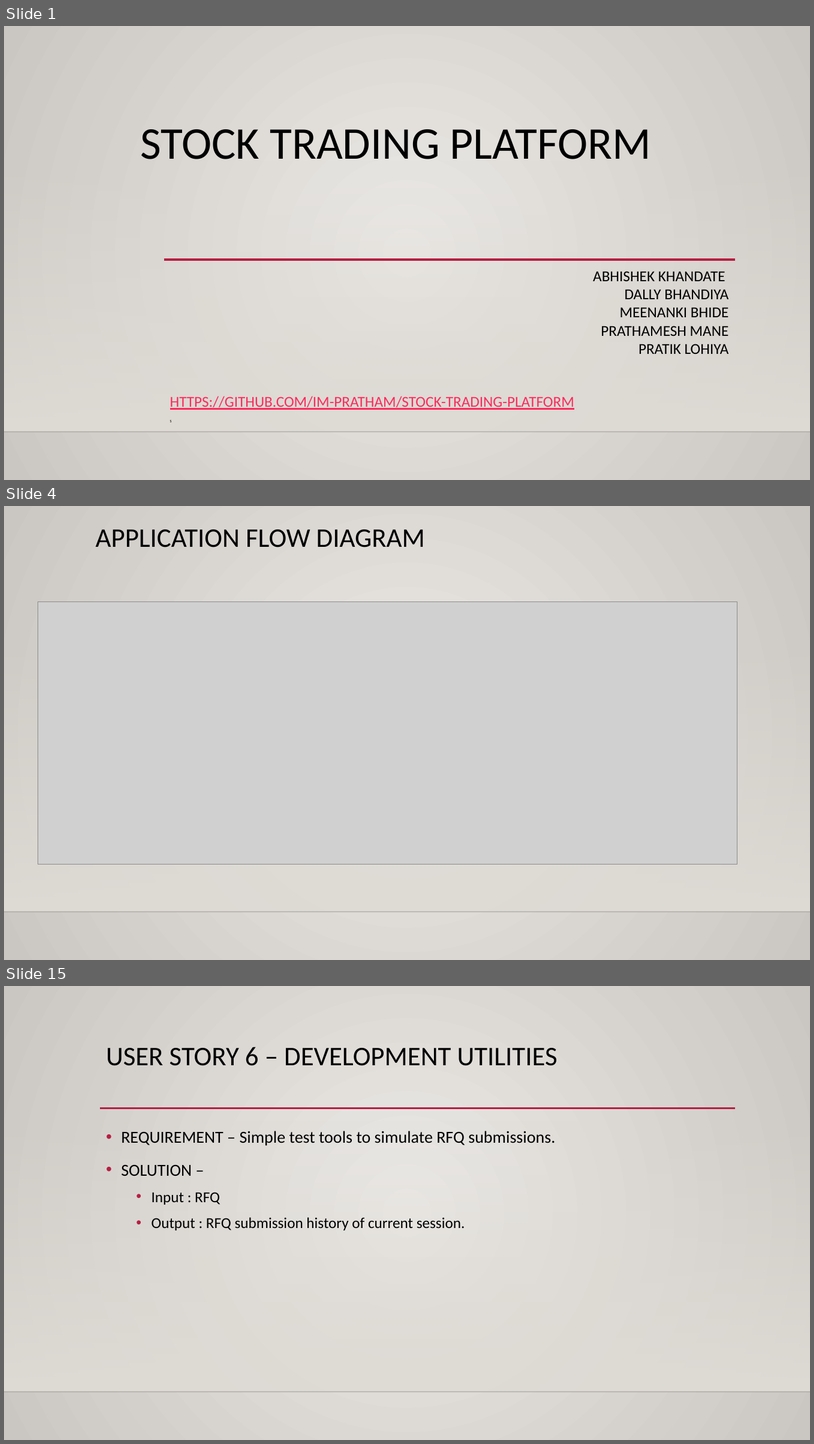
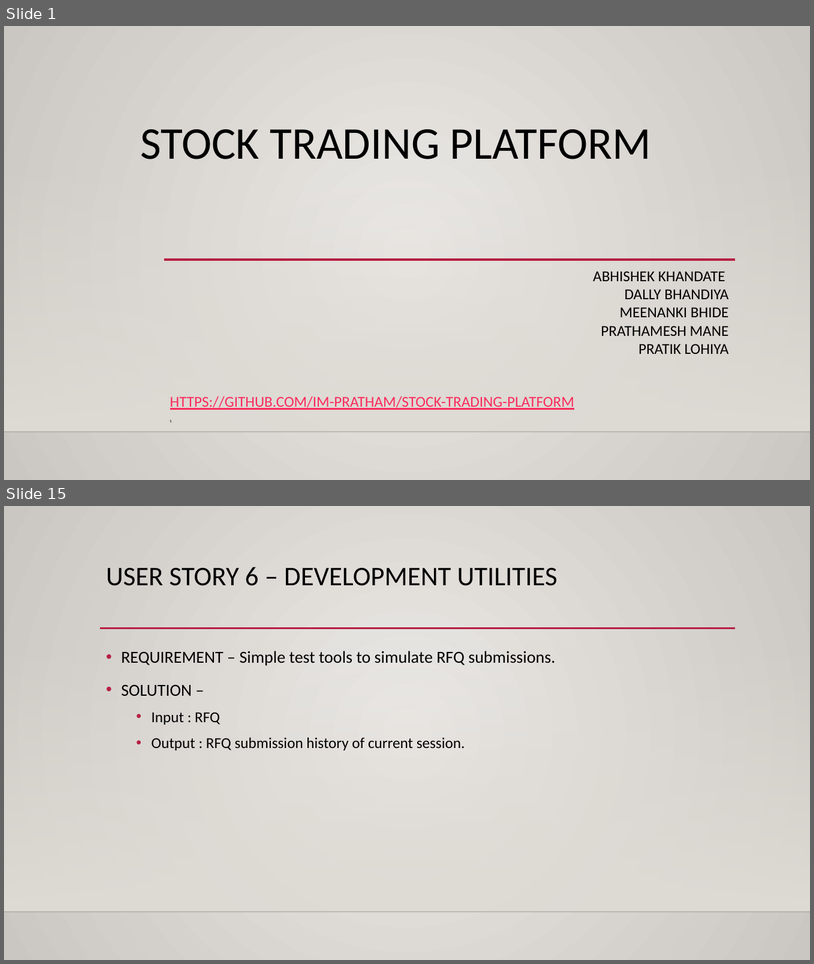
Before and after one commit to im-pratham/Stock-Trading-Platform, a slide deck: Presentation-Template.pptx. Shown one above the other, each under a label of ours: slides 1, 4 and 15 before the commit, slides 1 and 15 after it; the slides between them are not shown. The pictures are 814x1444 and 814x964 pixels, drawn with LibreOffice and Linux fonts; fonts in the diff are those of the drawing; grey boxes stand for pictures; background and template pictures are left out. Boxes give left, top, right and bottom in pixels: in the first picture for what was removed or moved away, otherwise in the second. Text is boxed around its words. In the diff, an @@ line names an element or a change of style, - is before the commit and + after.

```diff
--- a/Presentation-Template.pptx
+++ b/Presentation-Template.pptx
@@ slide 4 removed at [4, 506, 810, 960], background gradient #ECEAE7 to #CAC7C1; not listed: 2 template elements that a slide beside it also shows @@
@@ title removed at [96, 529, 425, 547] @@
-APPLICATION FLOW DIAGRAM
@@ picture removed at [38, 601, 738, 864] @@
```
Also in this commit, not shown: 13 slides changed, 1 slide added.
